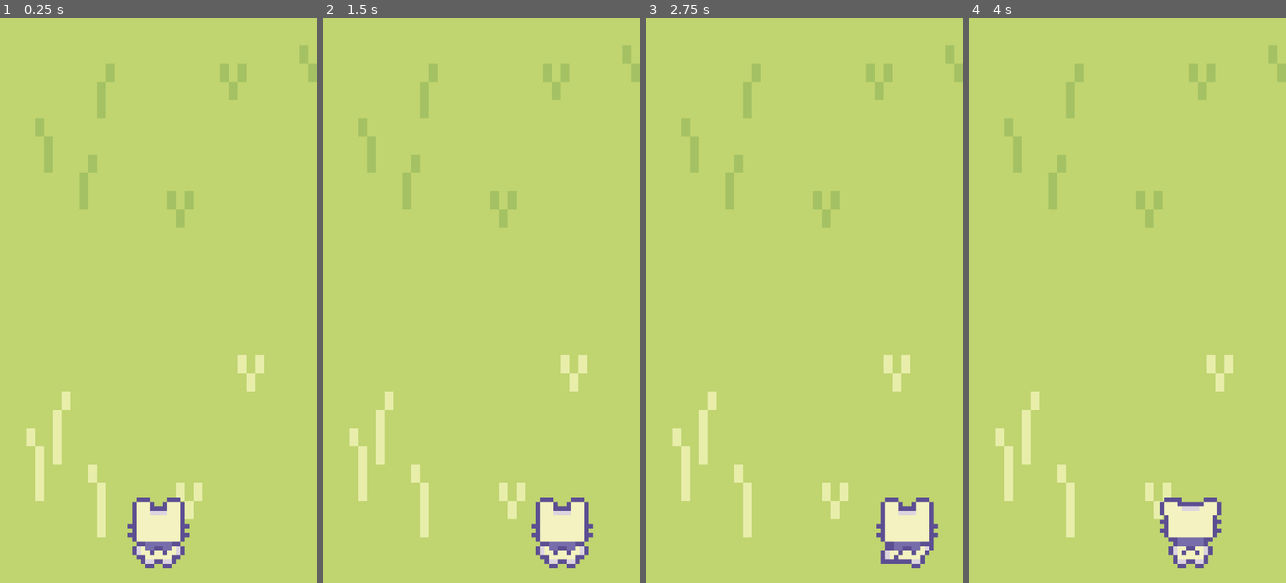
Above: before the commit, frames 1-4 (left to right).
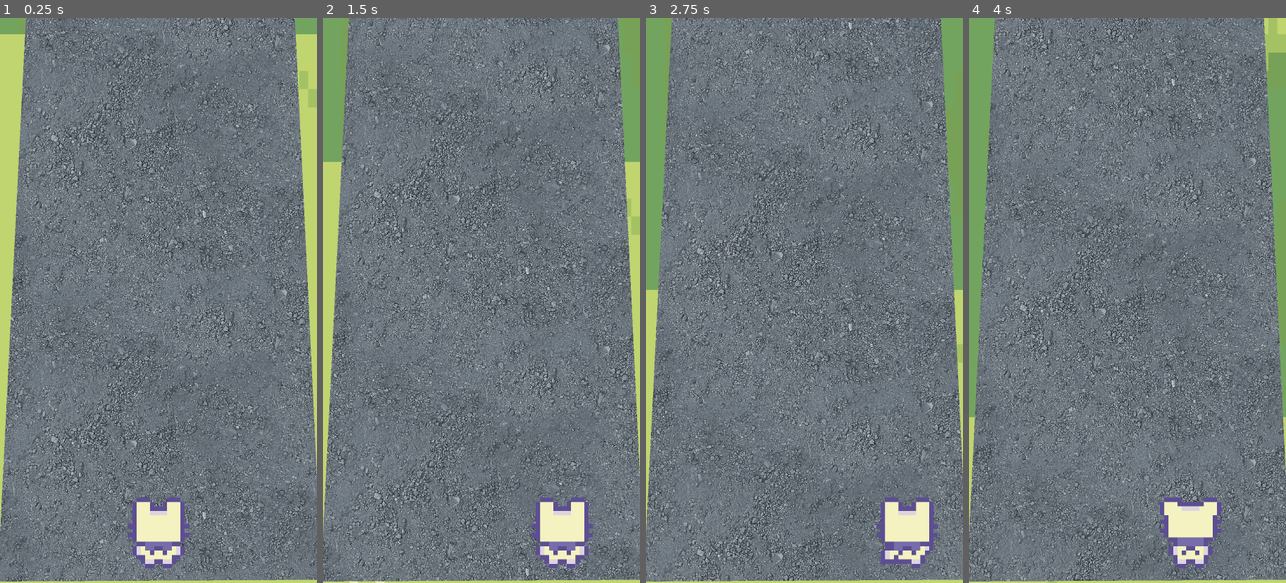
Above: after the commit, the same moments.

Repository: Pikalot/Game-of-Power
Game: Godot game, scene res://scenes/main.tscn
Same seed, same stepped clock (60 frames per second), same inputs: the game is played once before the commit and once after it.
Inputs (mouse positions are in pixels of both pictures, inside the frame that each line leads up to):
- Up to frame 1 (0.25 s): no input
- Up to frame 2 (1.5 s): move the mouse to (551, 272) at 0.52 s; hold Right (move_right) 0.53-1.28 s; move the mouse to (418, 328) at 1.27 s; hold Left (move_left) from 1.28 s (still down)
- Up to frame 3 (2.75 s): move the mouse to (836, 176) at 2.02 s; release Left (move_left) at 2.03 s; hold Right (move_right) from 2.03 s (still down)
- Up to frame 4 (4 s): move the mouse to (1111, 413) at 2.77 s; move the mouse to (1222, 385) at 3.52 s; release Right (move_right) at 3.53 s; hold Left (move_left) from 3.53 s (still down)

The runs differ from the first frame. In frame 1, 92% of the frame differs, in the area x 0-100%, y 0-100%; in frame 2, 95%; in frame 3, 97%; in frame 4, 97%.

Commit message:
Added road texture and scrolling effect

Diff:
--- a/scenes/main.tscn
+++ b/scenes/main.tscn
@@ -1,17 +1,36 @@
-[gd_scene load_steps=5 format=3 uid="uid://dophh358uhtwu"]
+[gd_scene load_steps=10 format=3 uid="uid://dophh358uhtwu"]
 
 [ext_resource type="Script" uid="uid://r4gmk2rrlsx0" path="res://main.gd" id="1_sugp2"]
 [ext_resource type="Texture2D" uid="uid://c0hn83mte2umr" path="res://textures/Grass.png" id="2_jyhfs"]
+[ext_resource type="Shader" uid="uid://j8ejpkxjwd5e" path="res://scenes/scroll.gdshader" id="2_tbgi4"]
 [ext_resource type="PackedScene" uid="uid://cilj6ph0wk2i6" path="res://scenes/player.tscn" id="3_tbgi4"]
+[ext_resource type="Shader" uid="uid://coh6ru8bs2wfl" path="res://scenes/roadscroll.gdshader" id="6_o6xl0"]
+[ext_resource type="Texture2D" uid="uid://dl4jbmds2sk30" path="res://art/asphalt_road.png" id="6_tefeu"]
+
+[sub_resource type="ShaderMaterial" id="ShaderMaterial_tefeu"]
+shader = ExtResource("2_tbgi4")
 
 [sub_resource type="AtlasTexture" id="AtlasTexture_sugp2"]
 atlas = ExtResource("2_jyhfs")
 region = Rect2(0, 80.5, 36, 31.5)
 
+[sub_resource type="ShaderMaterial" id="ShaderMaterial_tipki"]
+shader = ExtResource("6_o6xl0")
+
 [node name="Main" type="Node"]
 script = ExtResource("1_sugp2")
 
-[node name="TextureRect" type="TextureRect" parent="."]
+[node name="ColorRect" type="ColorRect" parent="."]
+anchors_preset = 15
+anchor_right = 1.0
+anchor_bottom = 1.0
+grow_horizontal = 2
+grow_vertical = 2
+color = Color(0.44705883, 0.6431373, 0.3764706, 1)
+
+[node name="GrassPatern" type="TextureRect" parent="."]
+texture_repeat = 2
+material = SubResource("ShaderMaterial_tefeu")
 anchors_preset = 15
 anchor_right = 1.0
 anchor_bottom = 1.0
@@ -20,6 +39,12 @@
 texture = SubResource("AtlasTexture_sugp2")
 stretch_mode = 1
 
+[node name="Polygon2D" type="Polygon2D" parent="."]
+texture_repeat = 2
+material = SubResource("ShaderMaterial_tipki")
+texture = ExtResource("6_tefeu")
+polygon = PackedVector2Array(89, -18, -4, 1835, -1, 1915, 1089, 1909, 1091, 1789, 1004, -18)
+
 [node name="Player" parent="." instance=ExtResource("3_tbgi4")]
 
 [node name="StartPosition" type="Marker2D" parent="."]
--- /dev/null
+++ b/scenes/roadscroll.gdshader
@@ -0,0 +1,14 @@
+shader_type canvas_item;
+
+void vertex() {
+	UV.y -= TIME * 0.15;
+}
+
+void fragment() {
+	// Called for every pixel the material is visible on.
+}
+
+//void light() {
+//	// Called for every pixel for every light affecting the CanvasItem.
+//	// Uncomment to replace the default light processing function with this one.
+//}
--- /dev/null
+++ b/scenes/scroll.gdshader
@@ -0,0 +1,14 @@
+shader_type canvas_item;
+
+void vertex() {
+	UV.y -= TIME * 0.05;
+}
+
+void fragment() {
+	// Called for every pixel the material is visible on.
+}
+
+//void light() {
+//	// Called for every pixel for every light affecting the CanvasItem.
+//	// Uncomment to replace the default light processing function with this one.
+//}
Binary file added: art/Spritesheet/roguelikeCity_magenta.png
Not shown, added: art/Spritesheet/roguelikeCity_magenta.png.import
Binary file added: art/Spritesheet/roguelikeCity_transparent.png
Not shown, added: art/Spritesheet/roguelikeCity_transparent.png.import
Not shown, added: art/Spritesheet/spritesheetInfo.txt
Binary file added: art/asphalt_road.png
Not shown, added: art/asphalt_road.png.import
Binary file added: art/png/beach.png
Not shown, added: art/png/beach.png.import
Binary file added: art/png/beachCornerES.png
Not shown, added: art/png/beachCornerES.png.import
Binary file added: art/png/beachCornerNE.png
(and 189 more such lines)
